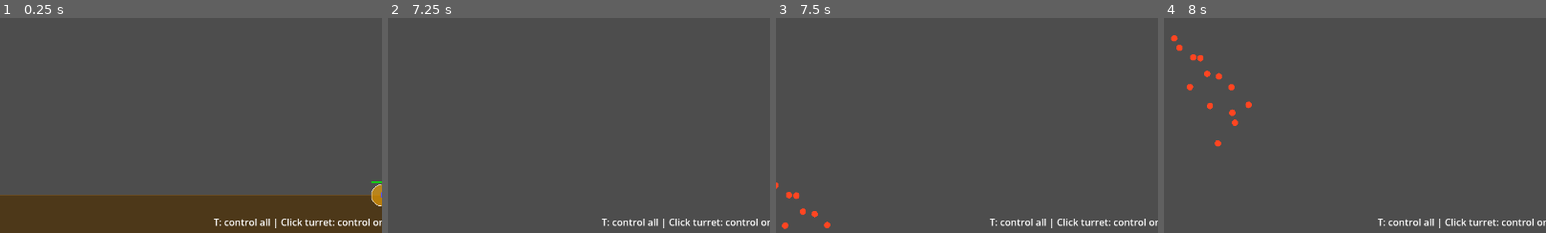
Above: before the commit, frames 1-4 (left to right).
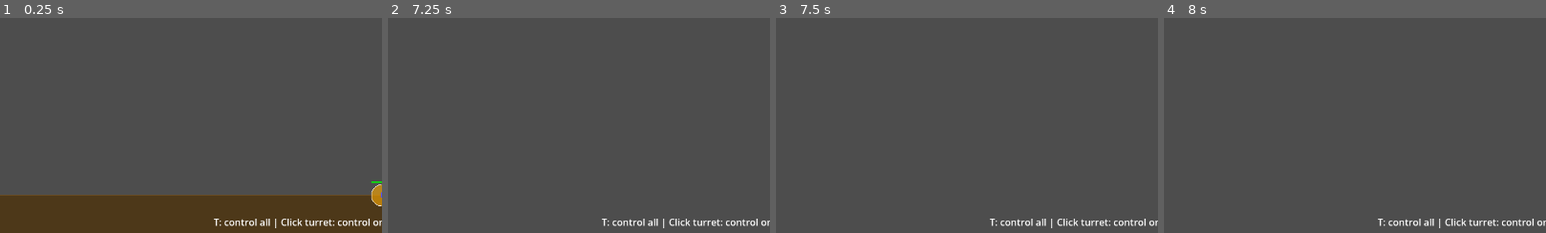
Above: after the commit, the same moments.

Repository: DeeGeeGames/project-mifune
Game: Godot game, scene res://scenes/main.tscn
The game is run twice, just before and just after one commit, with the same random seed, the same clock (stepped at 60 frames per second) and the same inputs.
Inputs (mouse positions are % of the whole screen's width and height, from its top left):
- Up to frame 1 (0.25 s): no input
- Up to frame 2 (7.25 s): click "Turret $50" at 0.5 s; click "Block $10" at 1.25 s; click "Runner $30" at 2 s; tap Enter every 0.75 s from 2.75 to 5.75 s; move the mouse to (72, 45) at 2.77 s; hold D (pan_right) 2.78-3.53 s; hold R (buy_runner) 2.78-3.53 s; click (72, 45) at 2.92 s; move the mouse to (30, 55) at 3.52 s; hold S (pan_down) 3.53-4.28 s; click (30, 55) at 3.6 s; move the mouse to (60, 28) at 4.27 s; hold D (pan_right) 4.28-5.03 s; hold Right mouse button (pan_camera) 4.28-5.03 s; move the mouse to (45, 70) at 5.02 s; hold W (pan_up) 5.03-5.78 s; tap T (toggle_control) at 5.1 s; click (45, 70) at 5.17 s; move the mouse to (80, 65) at 5.77 s; hold P (toggle_priority) 5.78-6.53 s; hold A (pan_left) from 5.78 s (still down); tap Space at 6.5 s; move the mouse to (20, 35) at 6.52 s; tap Mouse wheel up (zoom_in) at 6.6 s
- Up to frame 3 (7.5 s): move the mouse to (55, 50) at 7.27 s; release A (pan_left) at 7.28 s; hold S (pan_down) from 7.28 s (still down); hold Mouse wheel down (zoom_out) from 7.28 s (still down); click (55, 50) at 7.42 s
- Up to frame 4 (8 s): keep holding S (pan_down); keep holding Mouse wheel down (zoom_out)
The pictures show only the part of the screen within x 0-50%, y 50-100%; the shares and areas given below are measured in that part.

Frames 1-2 are identical in both runs. In frame 3, 0.3% of the frame differs, in the area x 0-15%, y 76-99%; in frame 4, 0.6%, in the area x 1-23%, y 8-60%.

Commit message:
Add walkers

Diff:
--- /dev/null
+++ b/godot/resources/defaults/walker_default.tres
@@ -0,0 +1,11 @@
+[gd_resource type="Resource" script_class="WalkerConfig" load_steps=2 format=3]
+
+[ext_resource type="Script" path="res://scripts/resources/walker_config.gd" id="1"]
+
+[resource]
+script = ExtResource("1")
+speed = 100.0
+hp = 6
+radius = 14.0
+aggro_range = 100.0
+fall_speed = 600.0
--- /dev/null
+++ b/godot/resources/defaults/walker_region_default.tres
@@ -0,0 +1,17 @@
+[gd_resource type="Resource" script_class="WalkerRegionConfig" load_steps=2 format=3]
+
+[ext_resource type="Script" path="res://scripts/resources/walker_region_config.gd" id="1"]
+
+[resource]
+script = ExtResource("1")
+base_lifetime = 3.0
+lifetime_scaling = 1.0
+max_lifetime = 20.0
+base_hp = 24
+hp_scaling = 6
+base_radius = 60.0
+radius_scaling = 3.0
+max_radius = 120.0
+base_spawn_interval = 0.4
+spawn_interval_scaling = 0.04
+min_spawn_interval = 0.12
--- /dev/null
+++ b/godot/scenes/entities/walker.tscn
@@ -0,0 +1,26 @@
+[gd_scene format=3 uid="uid://walker001"]
+
+[ext_resource type="Script" path="res://scripts/entities/walker.gd" id="1"]
+[ext_resource type="Resource" path="res://resources/defaults/walker_default.tres" id="2"]
+
+[sub_resource type="CircleShape2D" id="walker_shape"]
+radius = 14.0
+
+[sub_resource type="CircleShape2D" id="aggro_shape"]
+radius = 100.0
+
+[node name="Walker" type="CharacterBody2D"]
+collision_layer = 8
+collision_mask = 6
+script = ExtResource("1")
+config = ExtResource("2")
+
+[node name="CollisionShape2D" type="CollisionShape2D" parent="."]
+shape = SubResource("walker_shape")
+
+[node name="AggroArea" type="Area2D" parent="."]
+collision_layer = 0
+collision_mask = 64
+
+[node name="AggroShape" type="CollisionShape2D" parent="AggroArea"]
+shape = SubResource("aggro_shape")
--- /dev/null
+++ b/godot/scenes/entities/walker_spawner.tscn
@@ -0,0 +1,12 @@
+[gd_scene format=3 uid="uid://nunhsi7sieiy"]
+
+[ext_resource type="Script" path="res://scripts/entities/walker_spawner.gd" id="1"]
+[ext_resource type="Resource" path="res://resources/defaults/walker_region_default.tres" id="2"]
+
+[node name="WalkerSpawner" type="Area2D"]
+collision_layer = 128
+collision_mask = 0
+script = ExtResource("1")
+config = ExtResource("2")
+
+[node name="SpawnTimer" type="Timer" parent="."]
--- a/godot/scripts/autoload/constants.gd
+++ b/godot/scripts/autoload/constants.gd
@@ -33,6 +33,10 @@
 const BULLET_DAMAGE := 1
 const BULLET_RADIUS := 4.0
 const BULLET_HIT_RADIUS := 16.0
+
+# Walker Spawner placement
+const WALKER_REGION_MIN_Y := GROUND_Y - 800.0
+const WALKER_REGION_MAX_Y := GROUND_Y - 300.0
 
 # Enemy
 const ENEMY_SPEED := 150.0
--- a/godot/scripts/autoload/game_manager.gd
+++ b/godot/scripts/autoload/game_manager.gd
@@ -19,6 +19,7 @@
 signal placement_state_changed(state: PlacementState)
 signal runner_purchased
 signal region_spawn_requested(pos: Vector2, wave_number: int)
+signal walker_region_spawn_requested(pos: Vector2, wave_number: int)
 
 # --- State ---
 var currency: int = Constants.STARTING_CURRENCY
--- a/godot/scripts/entities/base.gd
+++ b/godot/scripts/entities/base.gd
@@ -7,10 +7,9 @@
 	GameManager.defense_damaged.connect(_on_defense_damaged)
 
 func _on_body_entered(body: Node2D) -> void:
-	if body is Enemy:
-		var enemy: Enemy = body as Enemy
-		GameManager.damage_defense(enemy.hp)
-		enemy.die(false)
+	if body.is_in_group("enemies") and body.has_method("die") and body.has_method("get_hp"):
+		GameManager.damage_defense(body.get_hp())
+		body.die(false)
 
 func _on_defense_damaged(_new_hp: int) -> void:
 	queue_redraw()
--- a/godot/scripts/entities/bullet.gd
+++ b/godot/scripts/entities/bullet.gd
@@ -24,17 +24,17 @@
 func _on_body_entered(body: Node2D) -> void:
 	if has_hit:
 		return
-	if body is Enemy:
+	if body.is_in_group("enemies") and body.has_method("take_damage"):
 		has_hit = true
-		(body as Enemy).take_damage(damage)
+		body.take_damage(damage)
 		queue_free()
 
 func _on_area_entered(area: Area2D) -> void:
 	if has_hit:
 		return
-	if area is SpawnRegion:
+	if area.is_in_group("regions") and area.has_method("take_damage"):
 		has_hit = true
-		(area as SpawnRegion).take_damage(damage)
+		area.take_damage(damage)
 		queue_free()
 
 func _draw() -> void:
--- a/godot/scripts/entities/turret.gd
+++ b/godot/scripts/entities/turret.gd
@@ -115,7 +115,7 @@
 		aim_angle = Targeting.rotate_toward(aim_angle, arc_center, max_rotation)
 		return
 
-	var enemy_vel: Vector2 = (target_enemy as Enemy).get_velocity_for_targeting() if target_enemy is Enemy else Vector2.ZERO
+	var enemy_vel: Vector2 = target_enemy.get_velocity_for_targeting() if target_enemy.has_method("get_velocity_for_targeting") else Vector2.ZERO
 	var lead_pos: Vector2 = Targeting.lead_target(
 		global_position,
 		target_enemy.global_position,
--- /dev/null
+++ b/godot/scripts/entities/walker.gd
@@ -0,0 +1,100 @@
+extends CharacterBody2D
+class_name Walker
+
+signal died(pos: Vector2)
+
+@export var config: WalkerConfig = preload("res://resources/defaults/walker_default.tres")
+
+var hp: int = 0
+var speed: float = 0.0
+var _on_ground: bool = false
+var runners_in_range: Array[CharacterBody2D] = []
+
+@onready var aggro_area: Area2D = $AggroArea
+
+func _ready() -> void:
+	hp = config.hp
+	speed = config.speed
+	add_to_group("enemies")
+	aggro_area.body_entered.connect(_on_aggro_body_entered)
+	aggro_area.body_exited.connect(_on_aggro_body_exited)
+
+func initialize(pos: Vector2) -> void:
+	position = pos
+	_on_ground = false
+
+func get_hp() -> int:
+	return hp
+
+func get_velocity_for_targeting() -> Vector2:
+	return velocity
+
+func take_damage(amount: int) -> void:
+	hp -= amount
+	if hp <= 0:
+		die(true)
+		return
+	queue_redraw()
+
+func die(drop_resource: bool) -> void:
+	if drop_resource:
+		died.emit(global_position)
+	queue_free()
+
+func _on_aggro_body_entered(body: Node2D) -> void:
+	if body is Runner:
+		runners_in_range.append(body)
+
+func _on_aggro_body_exited(body: Node2D) -> void:
+	runners_in_range.erase(body)
+
+func _physics_process(delta: float) -> void:
+	runners_in_range = runners_in_range.filter(func(r: CharacterBody2D) -> bool: return is_instance_valid(r))
+
+	if not _on_ground:
+		_tick_falling(delta)
+	else:
+		_tick_walking(delta)
+
+func _tick_falling(_delta: float) -> void:
+	velocity = Vector2(0.0, config.fall_speed)
+	move_and_slide()
+
+	if global_position.y >= Constants.GROUND_Y - config.radius:
+		global_position.y = Constants.GROUND_Y - config.radius
+		_on_ground = true
+
+func _tick_walking(_delta: float) -> void:
+	var target_pos: Vector2 = _find_target()
+	var dir: float = signf(target_pos.x - global_position.x)
+	velocity = Vector2(dir * speed, 0.0)
+	move_and_slide()
+
+	for i: int in get_slide_collision_count():
+		var collision: KinematicCollision2D = get_slide_collision(i)
+		var collider: Object = collision.get_collider()
+		if collider is Block:
+			(collider as Block).take_damage(hp)
+			die(true)
+			return
+
+func _find_target() -> Vector2:
+	var nearest_dist: float = config.aggro_range
+	var nearest_pos: Vector2 = Constants.TARGET_POS
+
+	for runner: CharacterBody2D in runners_in_range:
+		var dist: float = global_position.distance_to(runner.global_position)
+		if dist < nearest_dist:
+			nearest_dist = dist
+			nearest_pos = runner.global_position
+
+	return nearest_pos
+
+func _draw() -> void:
+	var half: float = config.radius
+	draw_rect(Rect2(-half, -half, half * 2.0, half * 2.0), Color(0.6, 0.2, 0.8))
+	# HP bar
+	if hp < config.hp:
+		var bar_w: float = config.radius * 2.0
+		var ratio: float = float(hp) / float(config.hp)
+		DrawUtils.draw_bar(self, 0.0, -config.radius - 6.0, bar_w, 3.0, ratio, Color(1.0, 0.0, 0.0))
--- /dev/null
+++ b/godot/scripts/entities/walker_spawner.gd
@@ -0,0 +1,77 @@
+extends Area2D
+class_name WalkerSpawner
+
+signal walker_requested(pos: Vector2)
+
+@export var config: WalkerRegionConfig = preload("res://resources/defaults/walker_region_default.tres")
+
+var hp: int = 0
+var max_hp: int = 0
+var lifetime: float = 0.0
+var age: float = 0.0
+var region_radius: float = 0.0
+var spawn_interval: float = 0.0
+var _wave_number: int = 1
+
+@onready var spawn_timer: Timer = $SpawnTimer
+
+func initialize(wave_number: int) -> void:
+	_wave_number = wave_number
+
+func _ready() -> void:
+	add_to_group("regions")
+
+	# Compute wave-scaled params
+	lifetime = minf(config.base_lifetime + _wave_number * config.lifetime_scaling, config.max_lifetime)
+	hp = config.base_hp + _wave_number * config.hp_scaling
+	max_hp = hp
+	region_radius = minf(config.base_radius + _wave_number * config.radius_scaling, config.max_radius)
+	spawn_interval = maxf(config.base_spawn_interval - _wave_number * config.spawn_interval_scaling, config.min_spawn_interval)
+
+	# Set up collision shape
+	var shape := CircleShape2D.new()
+	shape.radius = region_radius
+	var coll := CollisionShape2D.new()
+	coll.shape = shape
+	add_child(coll)
+
+	# Start spawning with initial half-interval delay
+	spawn_timer.wait_time = spawn_interval
+	spawn_timer.timeout.connect(_on_spawn_timer_timeout)
+	spawn_timer.start(spawn_interval * 0.5)
+
+func take_damage(amount: int) -> void:
+	hp -= amount
+	if hp <= 0:
+		queue_free()
+
+func _process(delta: float) -> void:
+	age += delta
+	if age >= lifetime:
+		queue_free()
+		return
+	queue_redraw()
+
+func _on_spawn_timer_timeout() -> void:
+	_spawn_walker()
+	spawn_timer.start(spawn_interval)
+
+func _spawn_walker() -> void:
+	var offset_angle: float = randf() * TAU
+	var offset_dist: float = randf() * region_radius
+	var spawn_pos: Vector2 = global_position + Vector2(cos(offset_angle), sin(offset_angle)) * offset_dist
+
+	walker_requested.emit(spawn_pos)
+
+func _draw() -> void:
+	var hp_ratio: float = float(hp) / float(max_hp) if max_hp > 0 else 1.0
+	var pulse: float = sin(age * 4.0) * 0.15 + 0.85
+	var alpha: float = (0.3 + 0.3 * hp_ratio) * pulse
+
+	# Region circle
+	var color: Color = Color(0.6, 0.2, 0.8, alpha)
+	draw_circle(Vector2.ZERO, region_radius, color)
+	draw_arc(Vector2.ZERO, region_radius, 0, TAU, 32, Color(0.8, 0.3, 1.0, alpha * 1.5), 2.0)
+
+	# HP bar
+	DrawUtils.draw_bar(self, 0.0, -region_radius - 10.0, region_radius * 1.5, 4.0, hp_ratio, Color(0.8, 0.3, 1.0))
--- a/godot/scripts/main.gd
+++ b/godot/scripts/main.gd
@@ -4,7 +4,9 @@
 const RUNNER_SCENE: PackedScene = preload("res://scenes/entities/runner.tscn")
 const BULLET_SCENE: PackedScene = preload("res://scenes/entities/bullet.tscn")
 const ENEMY_SCENE: PackedScene = preload("res://scenes/entities/enemy.tscn")
+const WALKER_SCENE: PackedScene = preload("res://scenes/entities/walker.tscn")
 const SPAWN_REGION_SCENE: PackedScene = preload("res://scenes/entities/spawn_region.tscn")
+const WALKER_SPAWNER_SCENE: PackedScene = preload("res://scenes/entities/walker_spawner.tscn")
 
 @onready var resources_container: Node2D = $World/Resources
 @onready var runners_container: Node2D = $World/Runners
@@ -15,6 +17,7 @@
 func _ready() -> void:
 	GameManager.runner_purchased.connect(_on_runner_purchased)
 	GameManager.region_spawn_requested.connect(_on_region_spawn_requested)
+	GameManager.walker_region_spawn_requested.connect(_on_walker_region_spawn_requested)
 	$PlacementManager.turret_placed.connect(_on_turret_placed)
 	$PlacementManager.block_placed.connect(_on_block_placed)
 
@@ -65,6 +68,19 @@
 	region.enemy_requested.connect(_on_enemy_spawn_requested)
 	regions_container.add_child(region)
 
+func _on_walker_spawn_requested(pos: Vector2) -> void:
+	var walker: Walker = WALKER_SCENE.instantiate()
+	walker.initialize(pos)
+	walker.died.connect(_on_enemy_died)
+	enemies_container.add_child(walker)
+
+func _on_walker_region_spawn_requested(pos: Vector2, wave_number: int) -> void:
+	var spawner: WalkerSpawner = WALKER_SPAWNER_SCENE.instantiate()
+	spawner.position = pos
+	spawner.initialize(wave_number)
+	spawner.walker_requested.connect(_on_walker_spawn_requested)
+	regions_container.add_child(spawner)
+
 func _unhandled_input(event: InputEvent) -> void:
 	if event.is_action_pressed("fire"):
 		if GameManager.control_mode == GameManagerClass.ControlMode.NONE and GameManager.placement_state == GameManagerClass.PlacementState.IDLE:
--- /dev/null
+++ b/godot/scripts/resources/walker_config.gd
@@ -0,0 +1,8 @@
+extends Resource
+class_name WalkerConfig
+
+@export var speed: float = 100.0
+@export var hp: int = 6
+@export var radius: float = 14.0
+@export var aggro_range: float = 100.0
+@export var fall_speed: float = 600.0
--- /dev/null
+++ b/godot/scripts/resources/walker_region_config.gd
@@ -0,0 +1,14 @@
+extends Resource
+class_name WalkerRegionConfig
+
+@export var base_lifetime: float = 3.0
+@export var lifetime_scaling: float = 1.0
+@export var max_lifetime: float = 20.0
+@export var base_hp: int = 24
+@export var hp_scaling: int = 6
+@export var base_radius: float = 60.0
+@export var radius_scaling: float = 3.0
+@export var max_radius: float = 120.0
+@export var base_spawn_interval: float = 0.4
+@export var spawn_interval_scaling: float = 0.04
+@export var min_spawn_interval: float = 0.12
--- a/godot/scripts/systems/wave_manager.gd
+++ b/godot/scripts/systems/wave_manager.gd
@@ -1,6 +1,7 @@
 extends Node
 
 var regions_to_spawn: int = 0
+var walker_regions_to_spawn: int = 0
 var between_waves: bool = false
 
 var region_spawn_timer: Timer
@@ -15,7 +16,9 @@
 
 func _start_wave(wave_num: int) -> void:
 	GameManager.wave_number = wave_num
-	regions_to_spawn = Constants.WAVE_REGIONS_BASE + wave_num
+	var total_regions: int = Constants.WAVE_REGIONS_BASE + wave_num
+	walker_regions_to_spawn = maxi(1, total_regions / 3)
+	regions_to_spawn = total_regions - walker_regions_to_spawn
 	between_waves = false
 	region_spawn_timer.stop()
 	GameManager.wave_started.emit(wave_num)
@@ -26,7 +29,7 @@
 	_check_wave_state()
 
 func _check_wave_state() -> void:
-	if regions_to_spawn > 0:
+	if regions_to_spawn > 0 or walker_regions_to_spawn > 0:
 		_try_spawn_next_region()
 		return
 
@@ -47,11 +50,25 @@
 	region_spawn_timer.start(Constants.WAVE_REGION_SPAWN_INTERVAL)
 
 func _on_region_spawn_timeout() -> void:
+	var total_remaining: int = regions_to_spawn + walker_regions_to_spawn
+	if total_remaining <= 0:
+		return
+
+	# Pick type based on remaining counts
+	var spawn_walker: bool = false
 	if regions_to_spawn <= 0:
-		return
-	var pos: Vector2 = _random_region_position()
-	GameManager.region_spawn_requested.emit(pos, GameManager.wave_number)
-	regions_to_spawn -= 1
+		spawn_walker = true
+	elif walker_regions_to_spawn > 0:
+		spawn_walker = randi() % total_remaining < walker_regions_to_spawn
+
+	if spawn_walker:
+		var pos: Vector2 = _random_position_in_range(Constants.WALKER_REGION_MIN_Y, Constants.WALKER_REGION_MAX_Y)
+		GameManager.walker_region_spawn_requested.emit(pos, GameManager.wave_number)
+		walker_regions_to_spawn -= 1
+	else:
+		var pos: Vector2 = _random_position_in_range(Constants.REGION_MARGIN, Constants.GROUND_Y - Constants.REGION_MARGIN * 2.0)
+		GameManager.region_spawn_requested.emit(pos, GameManager.wave_number)
+		regions_to_spawn -= 1
 
 func _start_intermission() -> void:
 	await get_tree().create_timer(Constants.WAVE_INTERMISSION).timeout
@@ -64,15 +81,15 @@
 	)
 	return Constants.WORLD_WIDTH * ratio
 
-func _random_region_position() -> Vector2:
+func _random_position_in_range(y_min: float, y_max: float) -> Vector2:
 	var exclusion_half: float = _x_exclusion_half(GameManager.wave_number)
 	for i: int in Constants.REGION_MAX_PLACEMENT_ATTEMPTS:
 		var x: float = Constants.REGION_MARGIN + randf() * (Constants.WORLD_WIDTH - Constants.REGION_MARGIN * 2.0)
-		var y: float = Constants.REGION_MARGIN + randf() * (Constants.GROUND_Y - Constants.REGION_MARGIN * 2.0)
+		var y: float = y_min + randf() * (y_max - y_min)
 		var offset: Vector2 = Vector2(x, y) - Constants.TARGET_POS
 		if offset.length_squared() <= Constants.REGION_SAFE_RADIUS * Constants.REGION_SAFE_RADIUS:
 			continue
 		if absf(x - Constants.TARGET_X) < exclusion_half:
 			continue
 		return Vector2(x, y)
-	return Vector2(Constants.REGION_MARGIN, Constants.REGION_MARGIN)
+	return Vector2(Constants.REGION_MARGIN, y_min)
Not shown, added: godot/scripts/entities/walker.gd.uid
Not shown, added: godot/scripts/entities/walker_spawner.gd.uid
Not shown, added: godot/scripts/resources/walker_config.gd.uid
Not shown, added: godot/scripts/resources/walker_region_config.gd.uid
